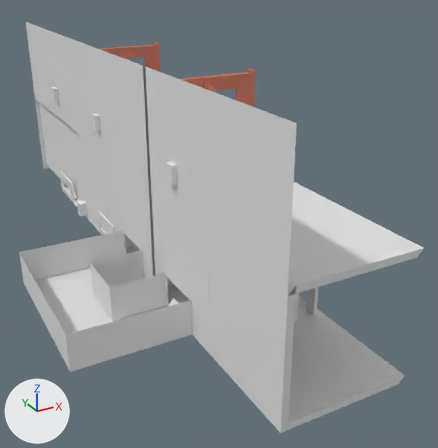
The Blender file Assets/Assets/ENIVRONMENT/Pzl.VerticalAlternate.blend: old version first, new version second.
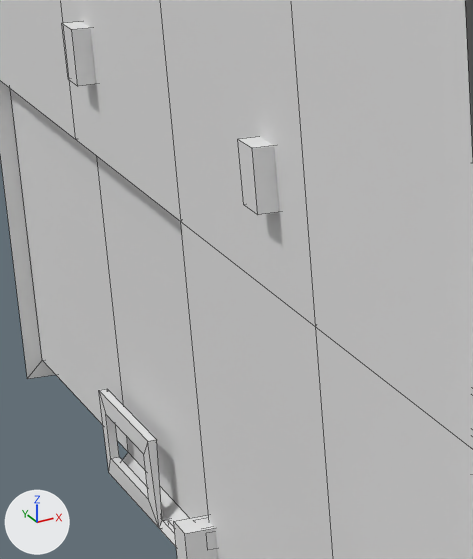
Each version appears first whole from a camera (50 mm lens) standing at (-4.57, -5.88, 5.52) and looking at (0.61, 3.55, 0.8), and next in a close-up on the part from 8% to 33% of the width and 18% to 47% of the height. Lighting does not change. The marker at lower left points along +X, +Y and +Z. The last two pictures show the newer version. The close-ups show mesh edges as thin lines.

The first close-up shows 'crankBase(PLATFM1)', 'crankBase(PLATFM2)', 'floor', 'leverBase', 'platformFrame'.
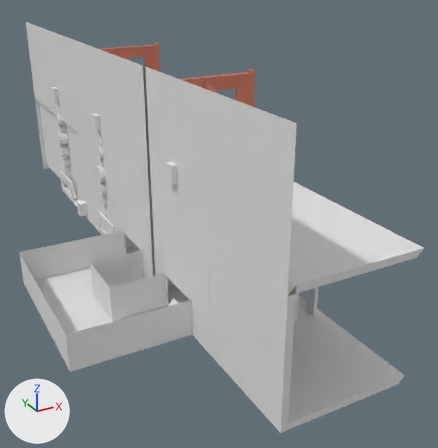
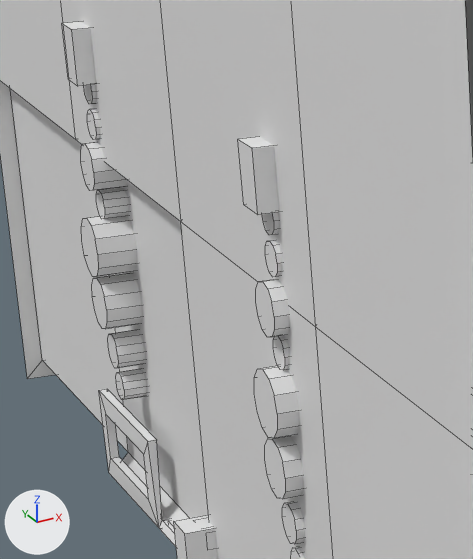
What differs and where, as boxes [x1, y1, x2, y2] in the close-ups (473 x 559 px):
'crankBase(PLATFM1)', reshaped
    before: [238, 136, 279, 215]
    after: [81, 84, 305, 559]
part 1 of me_cube_007, added
    after: [262, 212, 279, 235]
part 2 of me_cube_007, added
    after: [265, 241, 282, 277]
part 3 of me_cube_007, added
    after: [256, 280, 290, 337]
part 4 of me_cube_007, added
    after: [273, 336, 290, 370]
part 5 of me_cube_007, added
    after: [254, 366, 300, 439]
part 6 of me_cube_007, added
    after: [265, 436, 303, 499]
part 7 of me_cube_007, added
    after: [282, 502, 305, 545]
part 8 of me_cube_007, added
    after: [291, 547, 304, 559]
part 9 of me_cube_007, added
    after: [84, 84, 97, 104]
part 10 of me_cube_007, added
    after: [87, 109, 100, 140]
part 11 of me_cube_007, added
    after: [81, 142, 127, 191]
part 12 of me_cube_007, added
    after: [96, 187, 129, 219]
part 13 of me_cube_007, added
    after: [81, 216, 137, 277]
part 14 of me_cube_007, added
    after: [92, 273, 142, 329]
part 15 of me_cube_007, added
    after: [108, 330, 145, 368]
part 16 of me_cube_007, added
    after: [116, 369, 147, 400]

What changed in the scene script:
```text
Change me_cube_007:
    used by ob_crankbase_platfm1; location = (-1.0, 5.486, 2.577); rotation_euler = (0.0, 0.0, 3.142), in degrees (0, 0, 180); scale = (0.1, 0.1, 0.1)
    remove me_cube_007.from_pydata(...)  # 32 vertices, 20 faces; spans x -1.43..1.0, y -1.0..1.0, z -1.5..1.5
    add me_cube_007.from_pydata(...)  # 416 vertices, 244 faces; spans x -2.25..1.06, y -31.78..1.66, z -19.65..1.5
    me_cube_007 part 1: a new loose piece, a 12-sided cylinder along x spanning x -1.43..0.24, y -0.84..0.84, z -2.76..-1.09
    me_cube_007 part 2: a new loose piece, a 12-sided cylinder along x spanning x -1.43..0.24, y -0.84..0.84, z -4.72..-3.05
    me_cube_007 part 3: a new loose piece, a 12-sided cylinder along x spanning x -1.91..0.72, y -1.31..1.31, z -7.49..-4.87
    me_cube_007 part 4: a new loose piece, a 12-sided cylinder along x spanning x -1.41..0.23, y -0.82..0.82, z -9.15..-7.51
    me_cube_007 part 5: a new loose piece, a 12-sided cylinder along x spanning x -2.25..1.06, y -1.66..1.66, z -12.31..-8.99
    me_cube_007 part 6: a new loose piece, a 12-sided cylinder along x spanning x -2.06..0.88, y -1.47..1.47, z -15.36..-12.42
    me_cube_007 part 7: a new loose piece, a 12-sided cylinder along x spanning x -1.59..0.41, y -1.0..1.0, z -17.74..-15.74
    me_cube_007 part 8: a new loose piece, a 12-sided cylinder along x spanning x -1.4..0.21, y -0.81..0.81, z -19.65..-18.04
    me_cube_007 part 9: a new loose piece, a 12-sided cylinder along x spanning x -1.43..0.24, y -30.95..-29.28, z -2.76..-1.09
    me_cube_007 part 10: a new loose piece, a 12-sided cylinder along x spanning x -1.43..0.24, y -30.95..-29.28, z -4.72..-3.05
    me_cube_007 part 11: a new loose piece, a 12-sided cylinder along x spanning x -1.91..0.72, y -31.43..-28.81, z -7.49..-4.87
    me_cube_007 part 12: a new loose piece, a 12-sided cylinder along x spanning x -1.41..0.23, y -30.94..-29.3, z -9.15..-7.51
    me_cube_007 part 13: a new loose piece, a 12-sided cylinder along x spanning x -2.25..1.06, y -31.78..-28.46, z -12.31..-8.99
    me_cube_007 part 14: a new loose piece, a 12-sided cylinder along x spanning x -2.06..0.88, y -31.59..-28.65, z -15.36..-12.42
    me_cube_007 part 15: a new loose piece, a 12-sided cylinder along x spanning x -1.59..0.41, y -31.12..-29.12, z -17.74..-15.74
    me_cube_007 part 16: a new loose piece, a 12-sided cylinder along x spanning x -1.4..0.21, y -30.92..-29.31, z -19.65..-18.04
```
